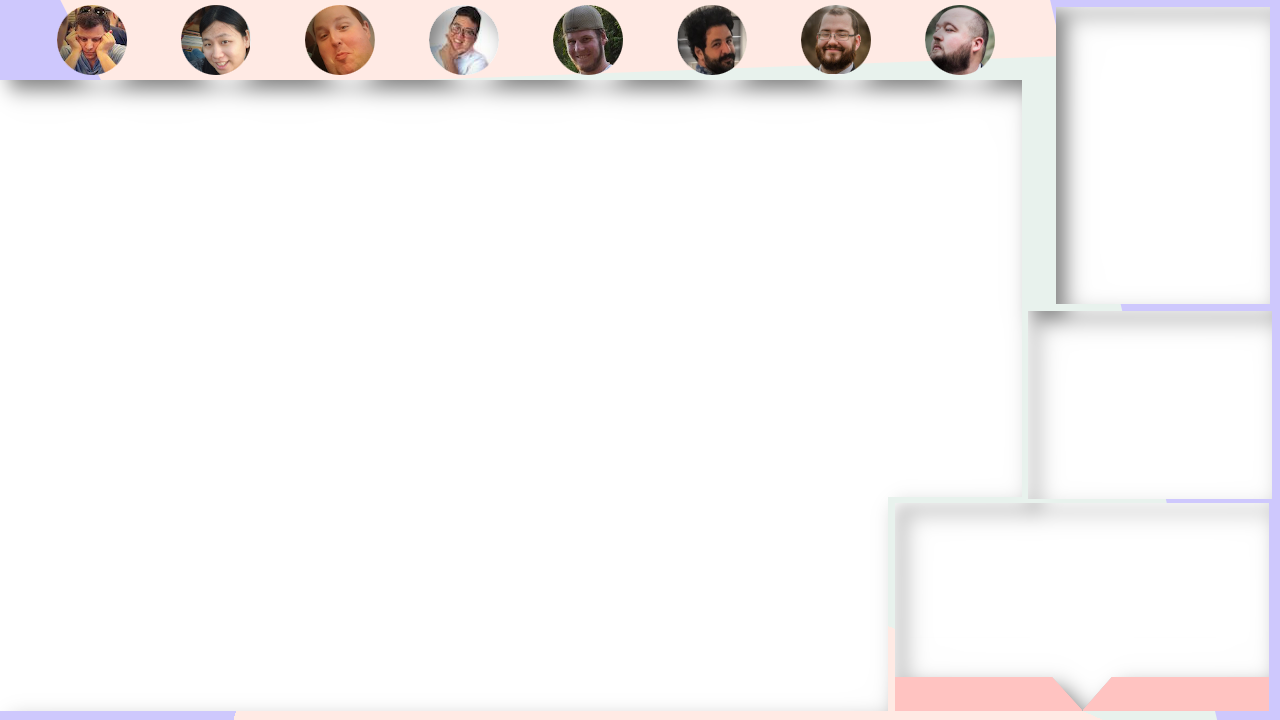
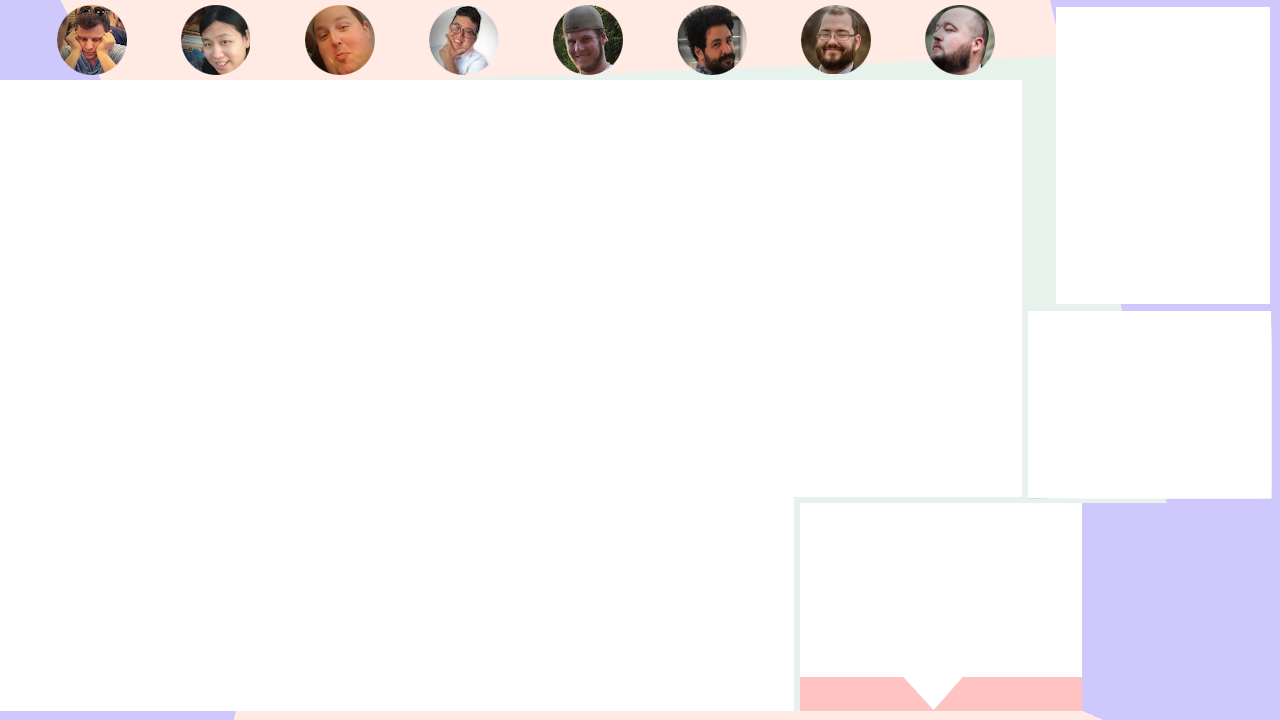
Layer changes from the first 1280×720 image to the second:
painted on "New Frame" over (0, 0, 1271, 720)
